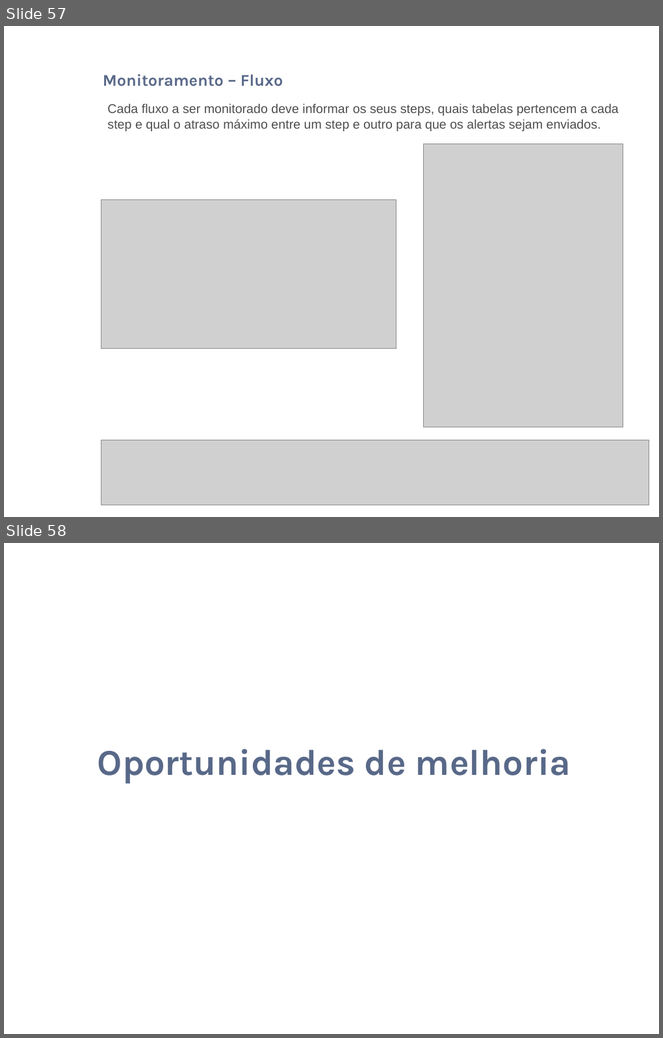
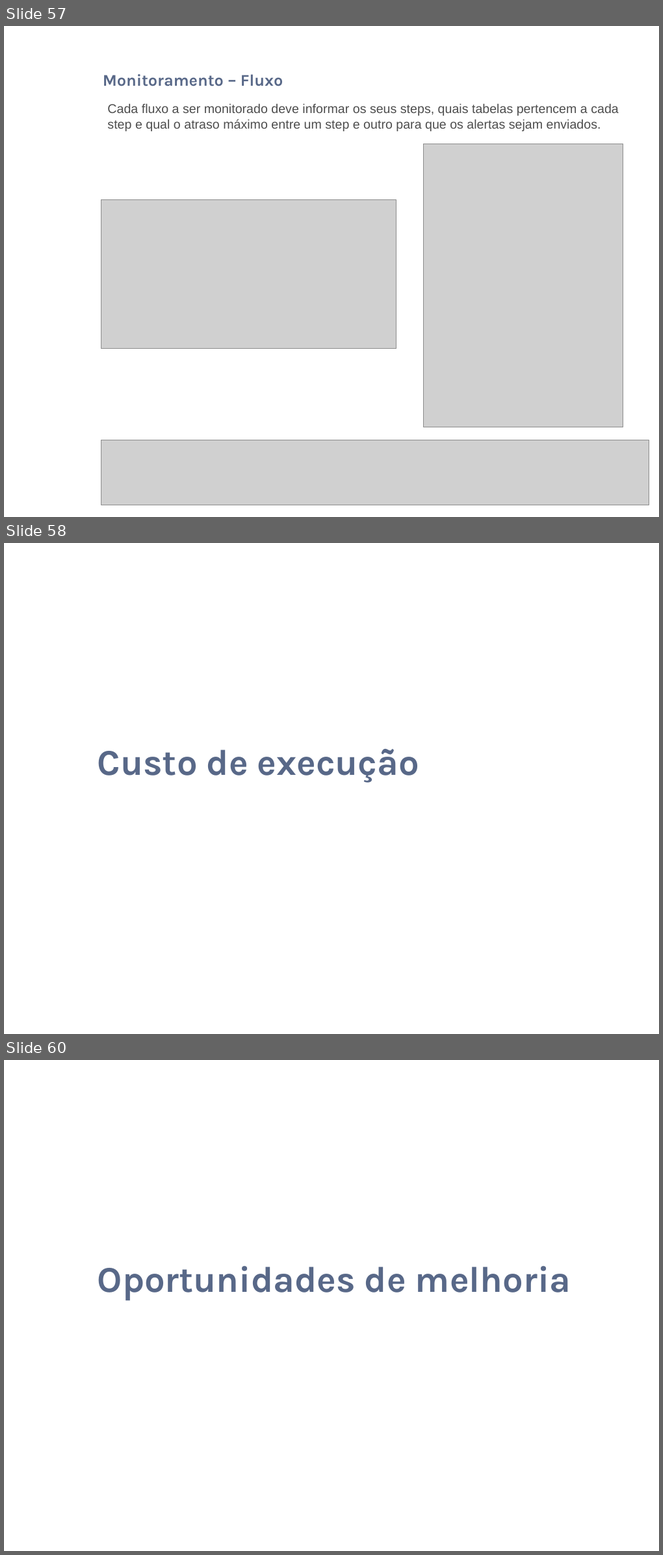
Before and after one commit to renatomachadosoares/rms-data-master, a slide deck: apresentacao_case.pptx. Shown one above the other, each under a label of ours: slides 57 and 58 before the commit, slides 57, 58 and 60 after it; the slides between them are not shown. The pictures are 663x1038 and 663x1555 pixels, drawn with LibreOffice and Linux fonts; fonts in the diff are those of the drawing; grey boxes stand for pictures; background and template pictures are left out. Boxes give left, top, right and bottom in pixels: in the first picture for what was removed or moved away, otherwise in the second. Text is boxed around its words. In the diff, an @@ line names an element or a change of style, - is before the commit and + after.

```diff
--- a/apresentacao_case.pptx
+++ b/apresentacao_case.pptx
@@ slide 58 added at bbox=[4, 543, 659, 1034], background picture (left out) @@
@@ title added at bbox=[98, 749, 419, 783], 40 pt, text #586888, bold @@
+Custo de execução
@@ what was slide 58 is now slide 60 @@
```
Also in this commit, not shown: 1 slide changed, 1 other slide added, 2 other files.
